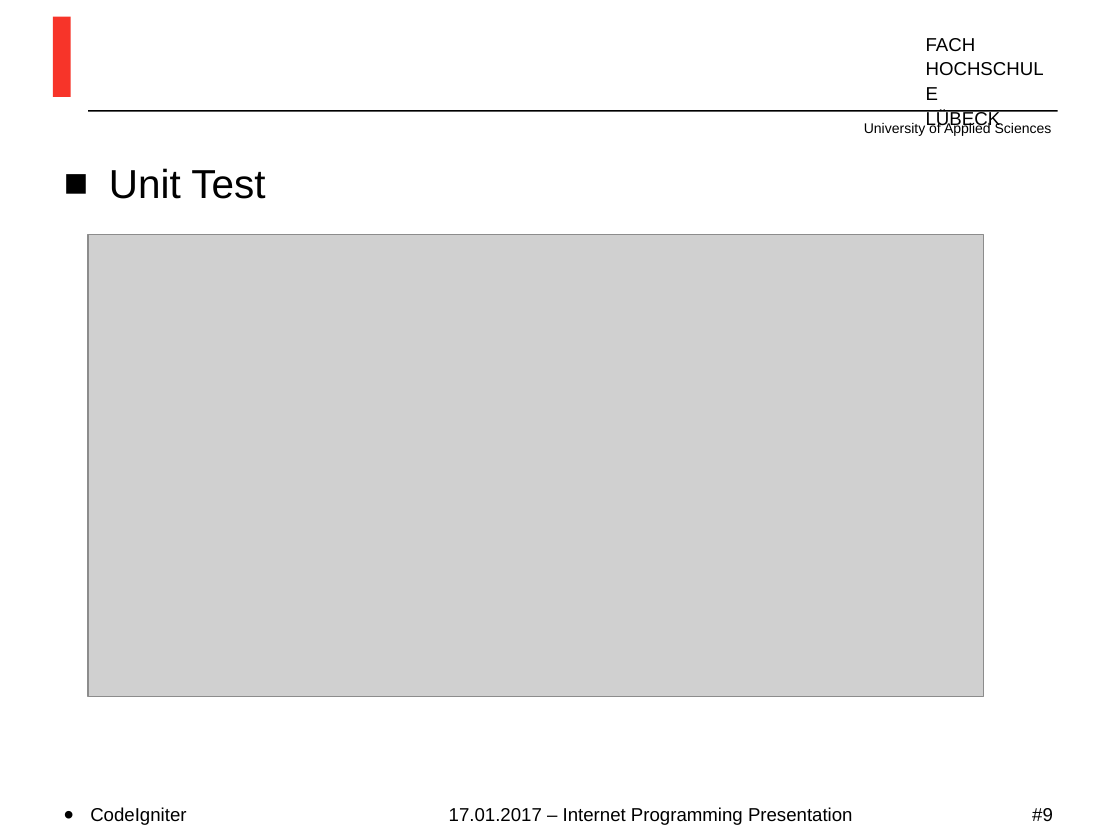
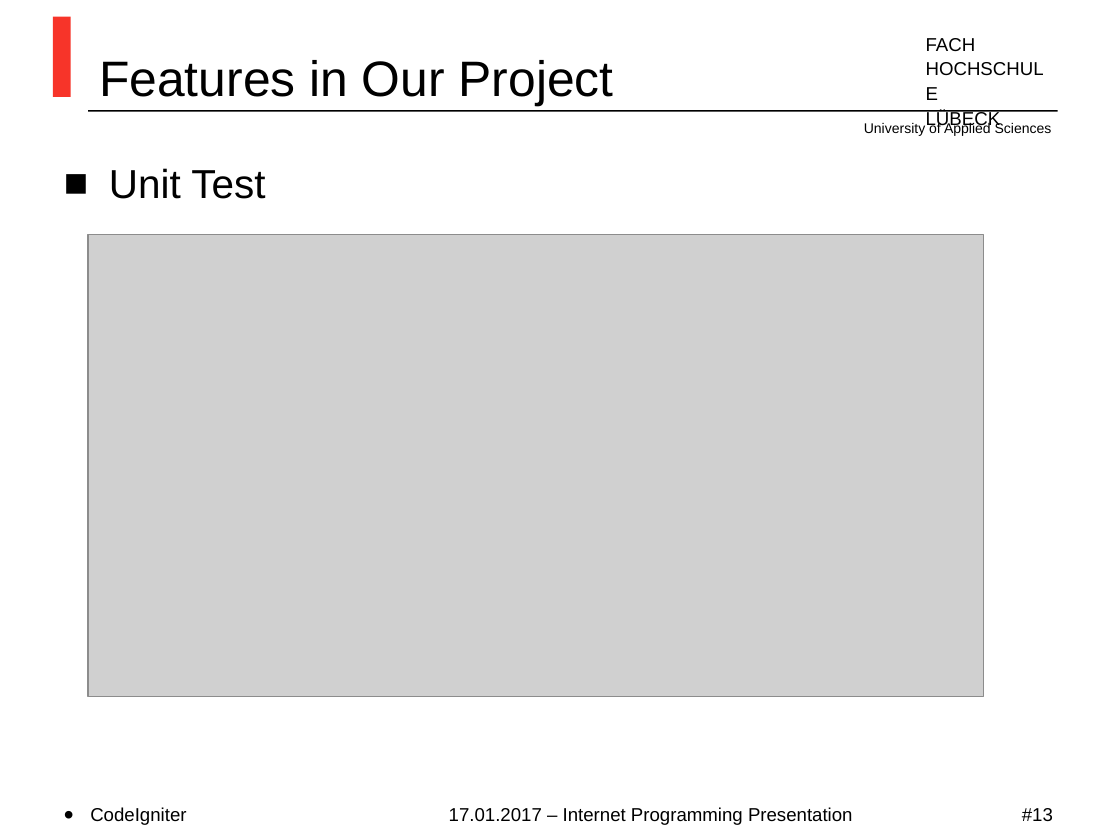
Before and after one commit to MirrShad/TiniBlog, a slide deck: slide 13 of Index.ppt (slide 9 before the commit). Drawn at 1120x840 pixels with LibreOffice and Linux fonts; fonts in the diff are those of the drawing; grey boxes stand for pictures; background and template pictures are left out. Boxes give left, top, right and bottom in pixels: in the first picture for what was removed or moved away, otherwise in the second. Text is boxed around its words. In the diff, an @@ line names an element or a change of style, - is before the commit and + after.

```diff
--- a/Index.ppt
+++ b/Index.ppt
@@ title added at (99,60,614,106), 32 pt, text #000000 @@
+Features in Our Project
@@ page number at (1022,808,1053,821): text changed @@
-#9
+#13
```
Also in this commit, not shown: 5 other slides changed, 5 slides added.
